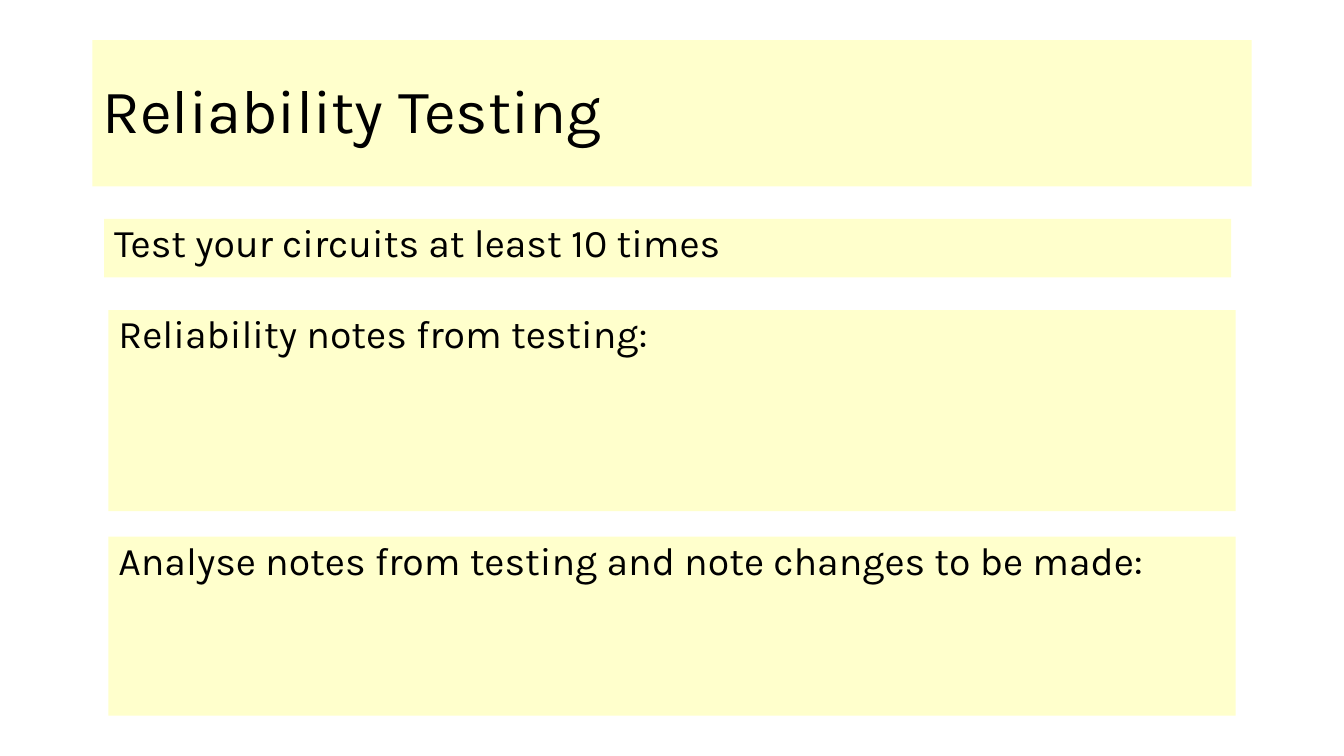
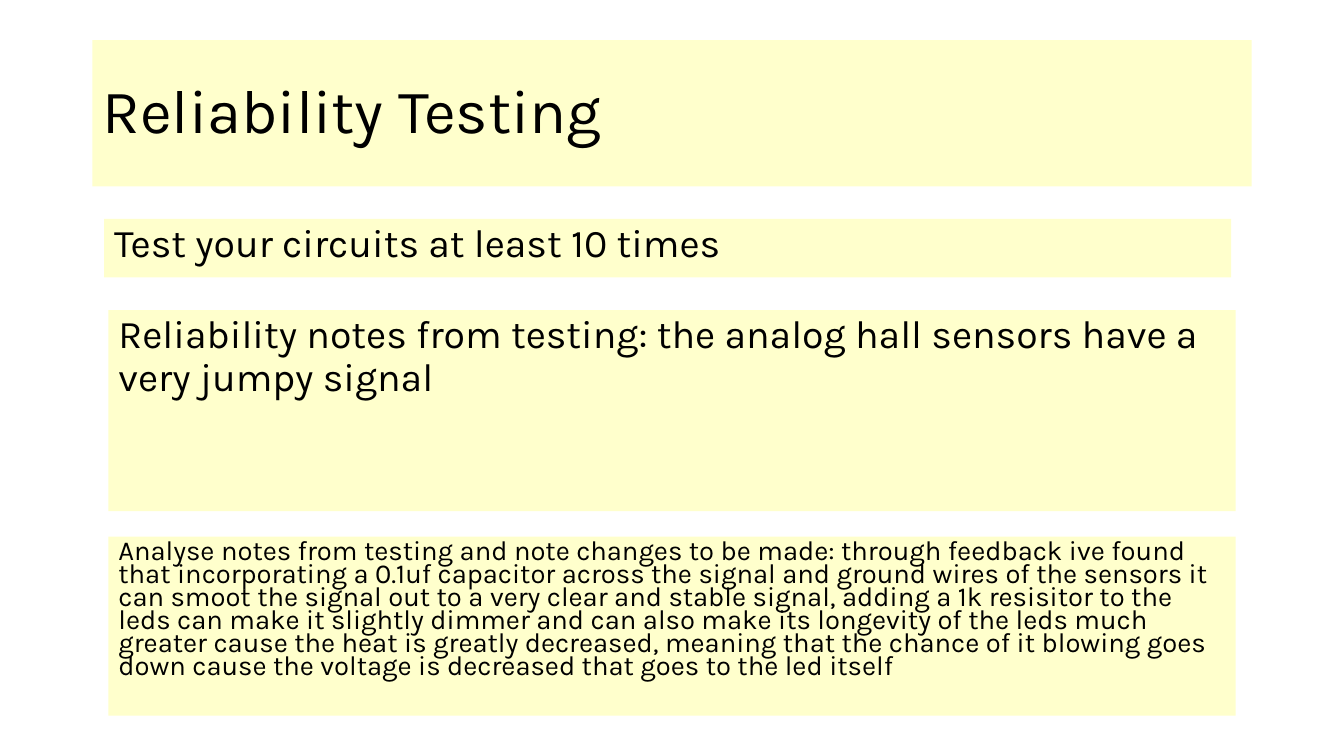
Before and after one commit to Heinrich70/Heinrich-13-Di-70cc-hybrid-pitbike, a slide deck: slide 12 of AS91904 Electronics your name.pptx. Drawn at 1344x756 pixels with LibreOffice and Linux fonts; fonts in the diff are those of the drawing. Boxes give left, top, right and bottom in pixels: in the first picture for what was removed or moved away, otherwise in the second. Text is boxed around its words. In the diff, an @@ line names an element or a change of style, - is before the commit and + after.

```diff
--- a/AS91904 Electronics your name.pptx
+++ b/AS91904 Electronics your name.pptx
@@ text in rectangle at [118,321,1198,401]: text changed @@
-Reliability notes from testing:
+Reliability notes from testing: the analog hall sensors have a very jumpy signal
@@ text in rectangle at [118,535,1207,682]: text changed; size 28 to 19.6 pt @@
-Analyse notes from testing and note changes to be made:
+Analyse notes from testing and note changes to be made: through feedback ive found that incorporating a 0.1uf capacitor across the signal and ground wires of the sensors it can smoot the signal out to a very clear and stable signal, adding a 1k resisitor to the leds can make it slightly dimmer and can also make its longevity of the leds much greater cause the heat is greatly decreased, meaning that the chance of it blowing goes down cause the voltage is decreased that goes to the led itself
```
Also in this commit, not shown: 15 other slides changed.
